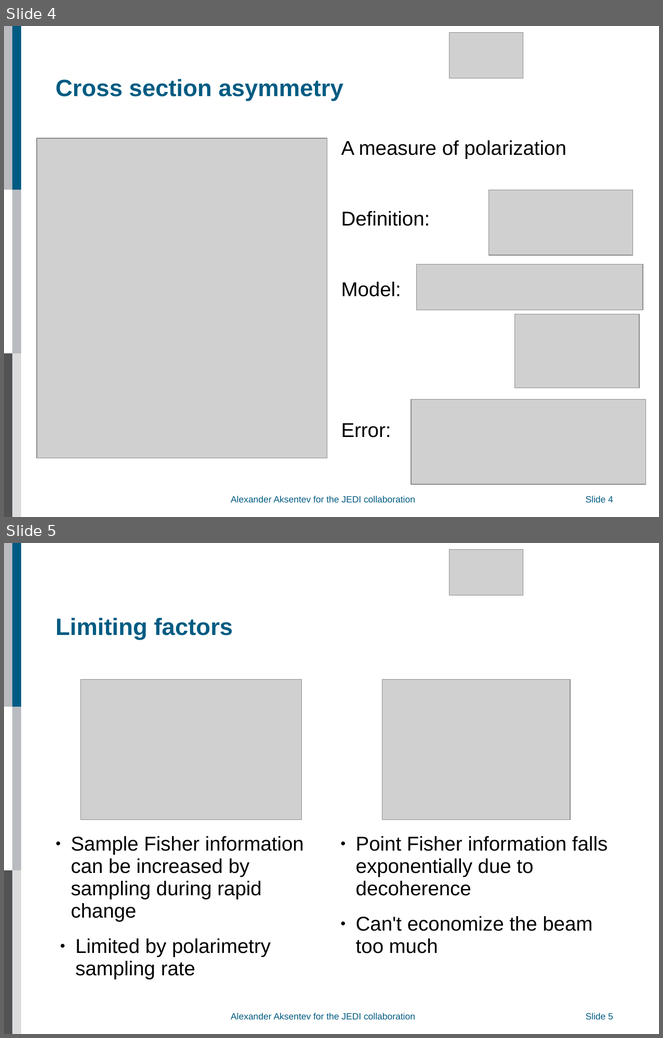
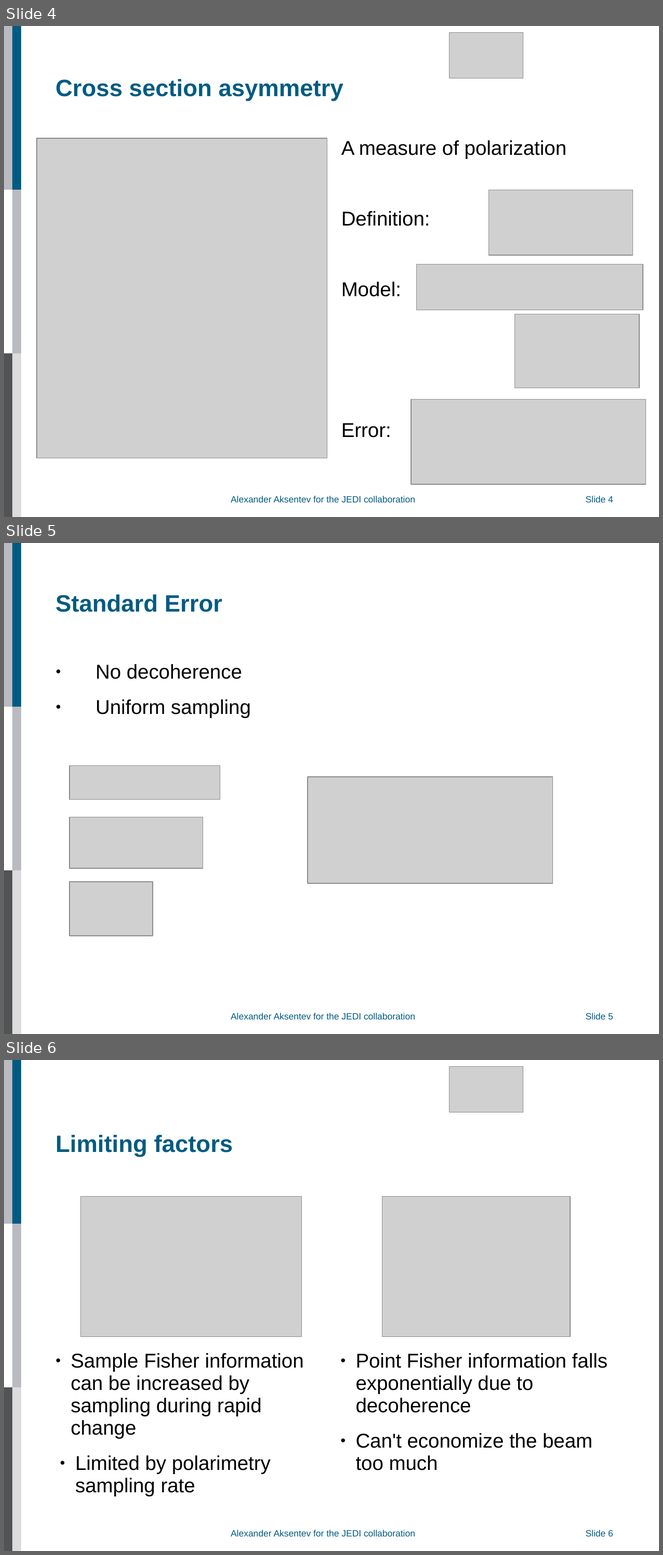
Before and after one commit to AlexAksentyev/EDM, a slide deck: Reports/DPG/DPG_proto.ppt. Shown one above the other, each under a label of ours: slides 4 and 5 before the commit, slides 4, 5 and 6 after it. The pictures are 663x1038 and 663x1555 pixels, drawn with LibreOffice and Linux fonts; fonts in the diff are those of the drawing; grey boxes stand for pictures; background and template pictures are left out. Boxes give left, top, right and bottom in pixels: in the first picture for what was removed or moved away, otherwise in the second. Text is boxed around its words. In the diff, an @@ line names an element or a change of style, - is before the commit and + after.

```diff
--- a/Reports/DPG/DPG_proto.ppt
+++ b/Reports/DPG/DPG_proto.ppt
@@ slide 5 added at bbox=[4, 543, 659, 1034], background #FFFFFF; not listed: 7 template elements that a slide beside it also shows @@
@@ title added at bbox=[55, 594, 222, 612], 26 pt, text #005B82, bold @@
+Standard Error
@@ subtitle added at bbox=[96, 664, 251, 718], 22 pt, text #000000 @@
+● No decoherence
+● Uniform sampling
@@ picture added at bbox=[70, 766, 220, 800] @@
@@ picture added at bbox=[308, 777, 553, 884] @@
@@ picture added at bbox=[70, 818, 203, 869] @@
@@ picture added at bbox=[70, 883, 153, 936] @@
@@ what was slide 5 is now slide 6 @@
@@ page number at bbox=[586, 1530, 613, 1537]: text changed @@
-Slide 5
+Slide 6
```
Also in this commit, not shown: 2 slides changed.
